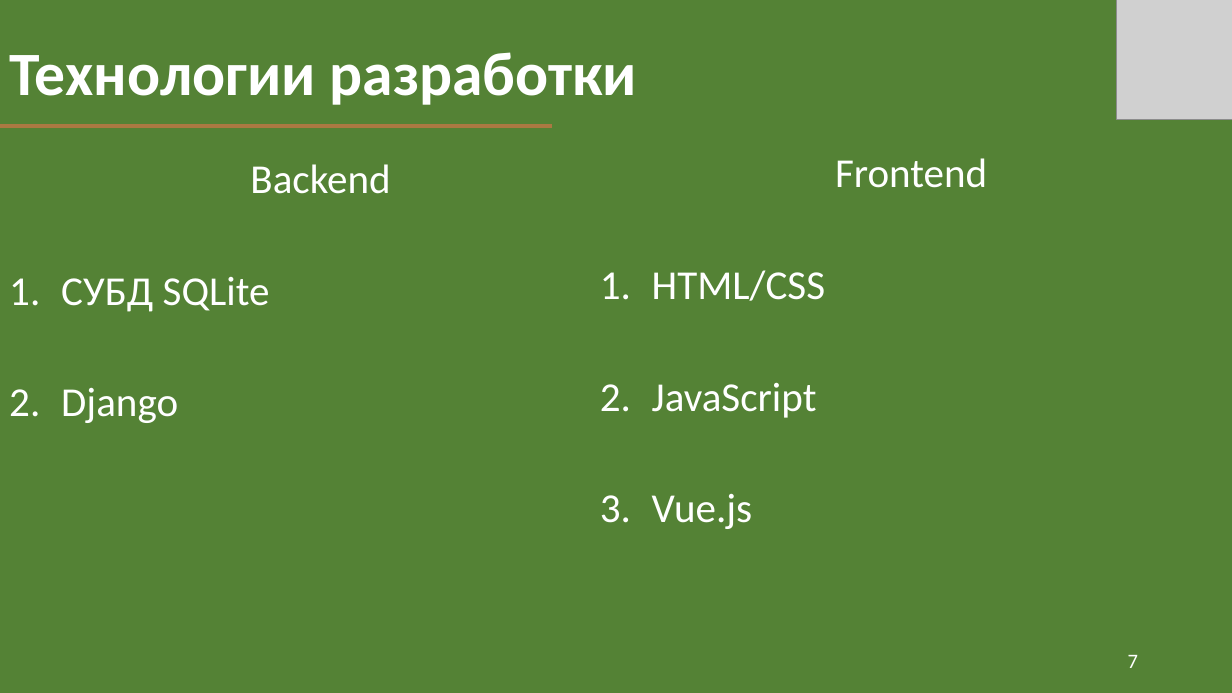
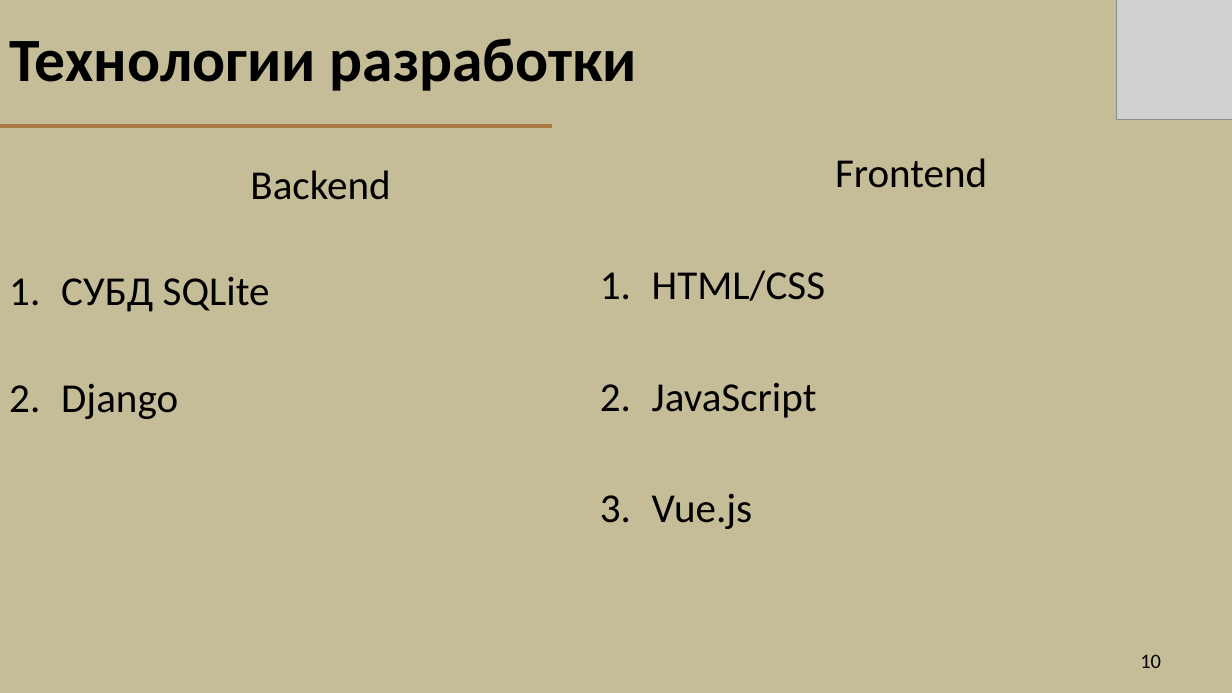
Before and after one commit to FDMan12/news-with-tags, a slide deck: slide 10 of Documentation/my_news_presentation.pptx (slide 7 before the commit). Drawn at 1232x693 pixels with LibreOffice and Linux fonts; fonts in the diff are those of the drawing; grey boxes stand for pictures. Boxes give left, top, right and bottom in pixels: in the first picture for what was removed or moved away, otherwise in the second. Text is boxed around its words. In the diff, an @@ line names an element or a change of style, - is before the commit and + after.

```diff
--- a/Documentation/my_news_presentation.pptx
+++ b/Documentation/my_news_presentation.pptx
@@ background #FFFFFF to #000000 @@
@@ title "Технологии разработки" at (9, 38, 637, 91): text colour #FFFFFF to #000000; line spacing 0.9 to 1; vertical alignment bottom to middle @@
@@ rectangle at (0, 0, 1232, 693): fill #548235 to #C4BD97; outline #333F50 1 pt to #17375E 2 pt @@
@@ text "Frontend" at (652, 158, 987, 529): text colour #FFFFFF to #000000 @@
@@ subtitle "Backend" at (61, 170, 390, 419): text colour #FFFFFF to #000000; line spacing 0.9 to 1; less space between paragraphs @@
@@ page number at (1140, 654, 1161, 668): text changed; text colour #FFFFFF to #000000 @@
-7
+10
```
Also in this commit, not shown: 11 other slides changed, 3 slides added, 4 other files.
